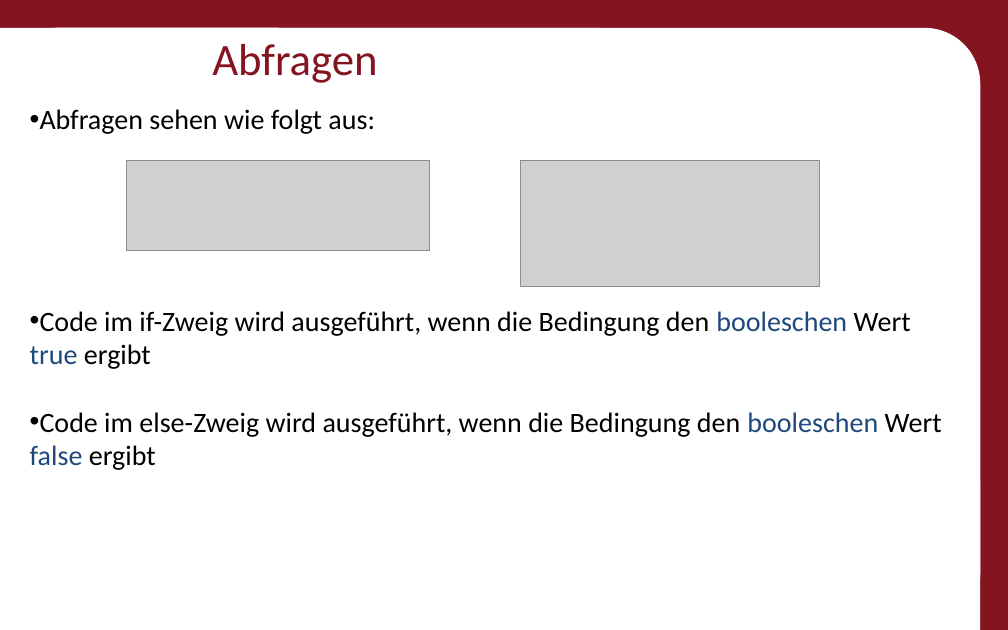
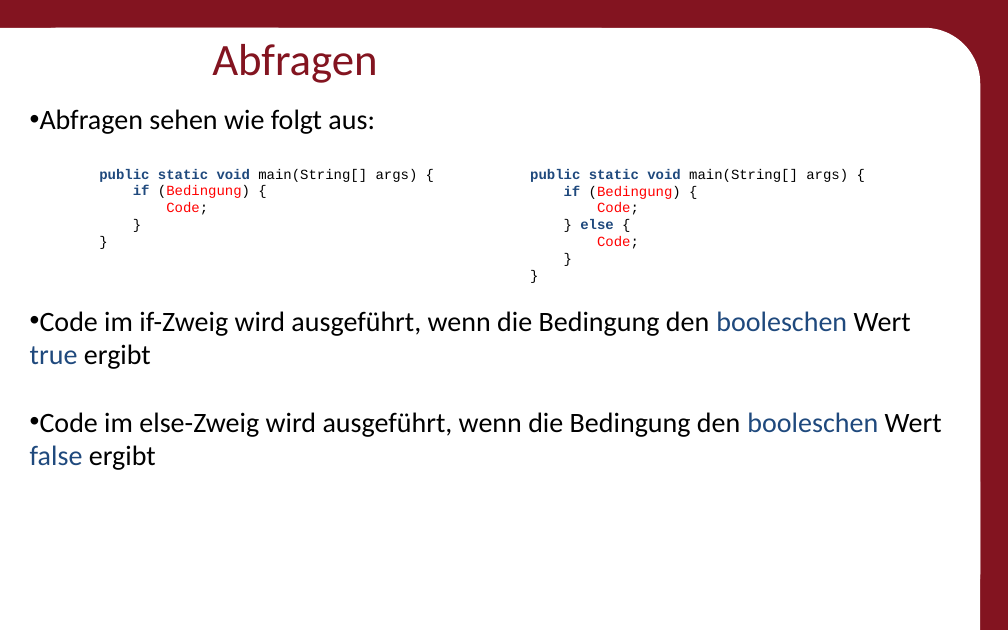
Before and after one commit to Roboscope/java-with-nao, a slide deck: slide 23 of Präsentationen/Anfänger - Java mit NAO.pptx. Drawn at 1008x630 pixels with LibreOffice and Linux fonts; fonts in the diff are those of the drawing; grey boxes stand for pictures; background and template pictures are left out. Boxes give left, top, right and bottom in pixels: in the first picture for what was removed or moved away, otherwise in the second. Text is boxed around its words. In the diff, an @@ line names an element or a change of style, - is before the commit and + after.

```diff
--- a/Präsentationen/Anfänger - Java mit NAO.pptx
+++ b/Präsentationen/Anfänger - Java mit NAO.pptx
@@ text added at (99,169,418,215), 10 pt, text #000000 @@
+public static void main(String[] args) {
+if (Bedingung) {
+Code;
+}
+}
@@ picture removed at (127,160,429,251) @@
@@ picture removed at (520,160,820,286) @@
@@ text added at (530,169,848,249), 10 pt, text #000000 @@
+public static void main(String[] args) {
+if (Bedingung) {
+Code;
+} else {
+Code;
+}
+}
```
Also in this commit, not shown: 13 other slides changed, 20 other files.
